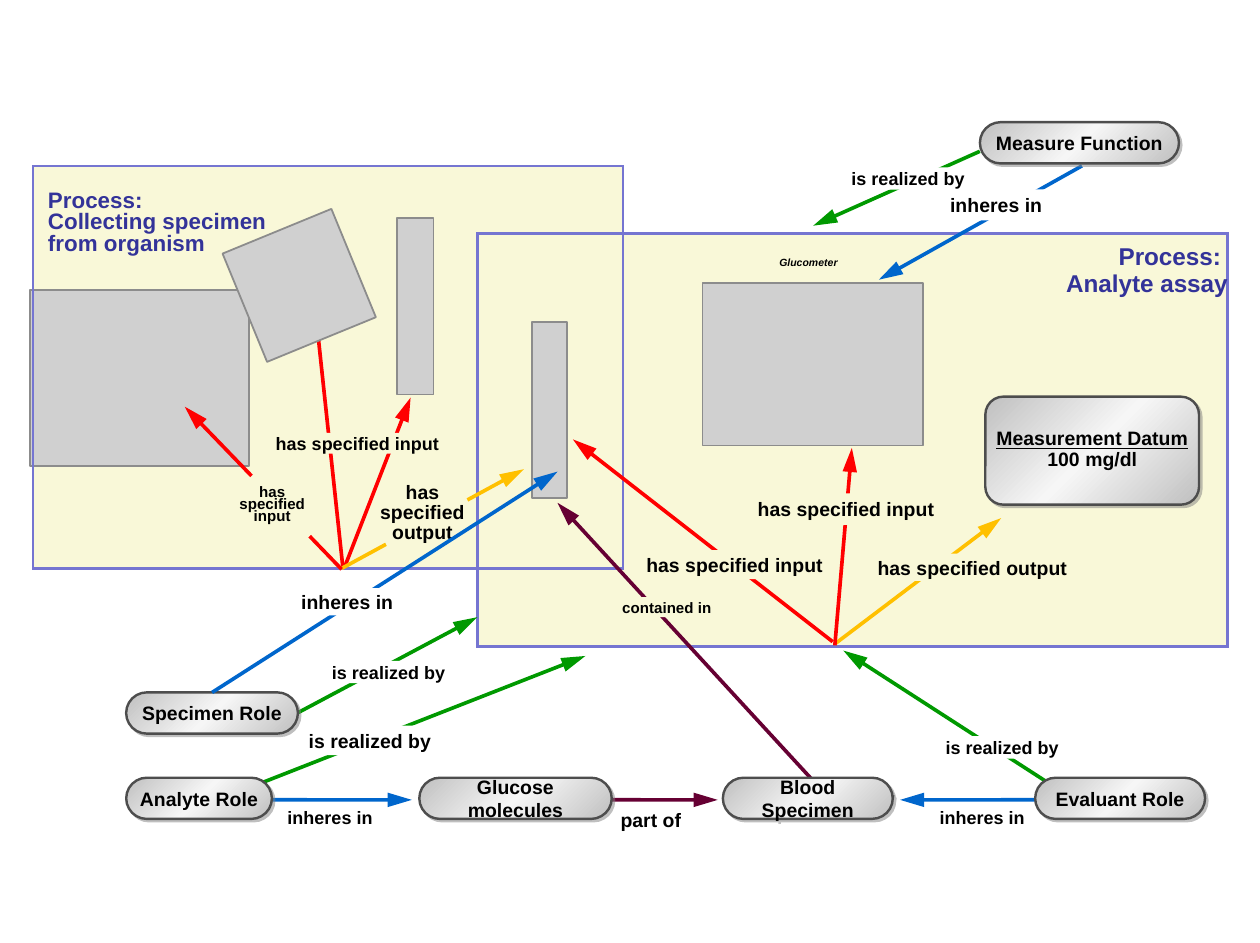
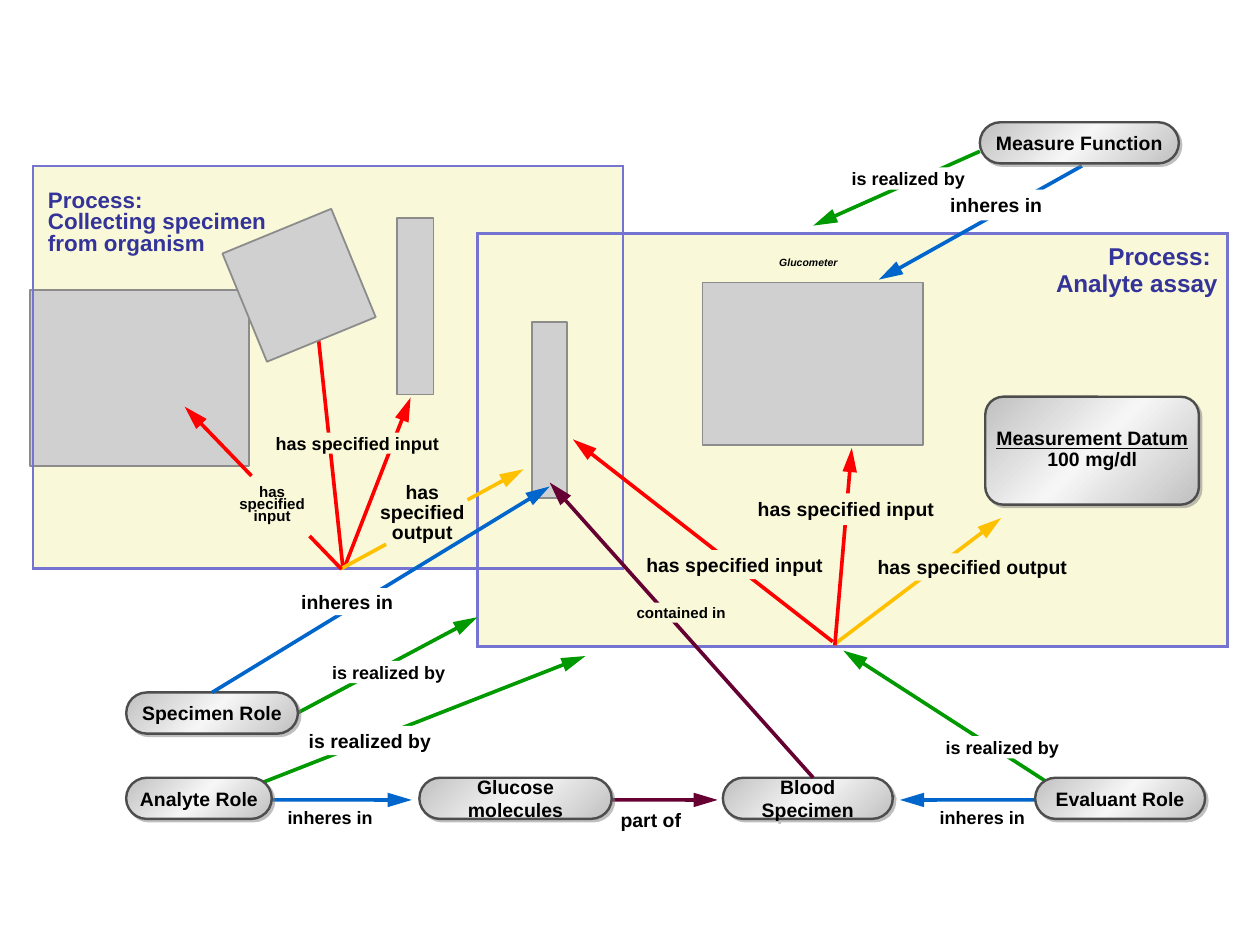
Before and after one commit to obi-ontology/obi-legacy-svn, a slide deck: slide 1 of trunk/docs/papers/release/Figure 2.ppt. Drawn at 1260x943 pixels with LibreOffice and Linux fonts; fonts in the diff are those of the drawing; grey boxes stand for pictures. Boxes give left, top, right and bottom in pixels: in the first picture for what was removed or moved away, otherwise in the second. Text is boxed around its words. In the diff, an @@ line names an element or a change of style, - is before the commit and + after.

```diff
--- a/trunk/docs/papers/release/Figure 2.ppt
+++ b/trunk/docs/papers/release/Figure 2.ppt
@@ text "Process: Analyte assay": place and size @@
-text "Process: Analyte assay" at (1066,248,1227,297)
+text "Process: Analyte assay" at (1056,248,1217,297)
@@ arrow moved from (211, 692) - (557, 472) to (211, 692) - (549, 486) @@
@@ arrow moved from (820, 788) - (557, 503) to (813, 778) - (549, 482) @@
@@ text "contained in": place and size @@
-text "contained in" at (622,602,711,613)
+text "contained in" at (637,607,725,618)
```
Also in this commit, not shown: 1 other file.
